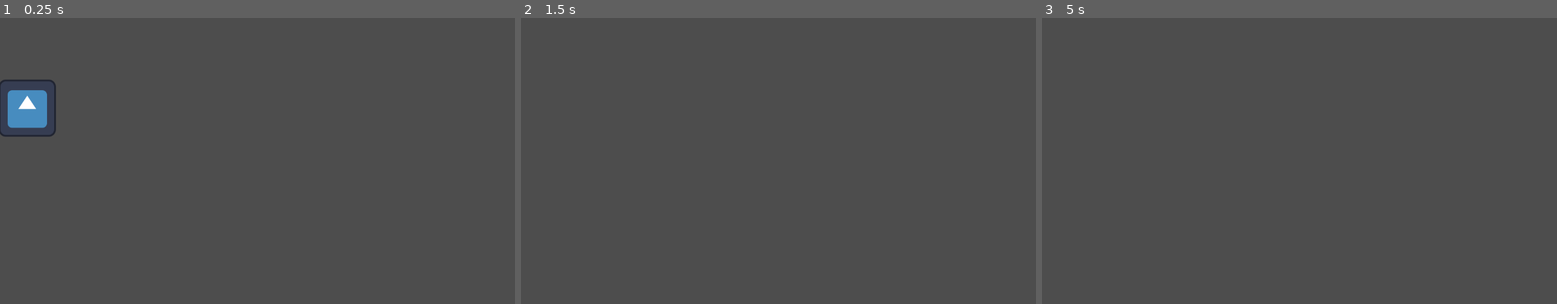
Above: before the commit, frames 1-3 (left to right).
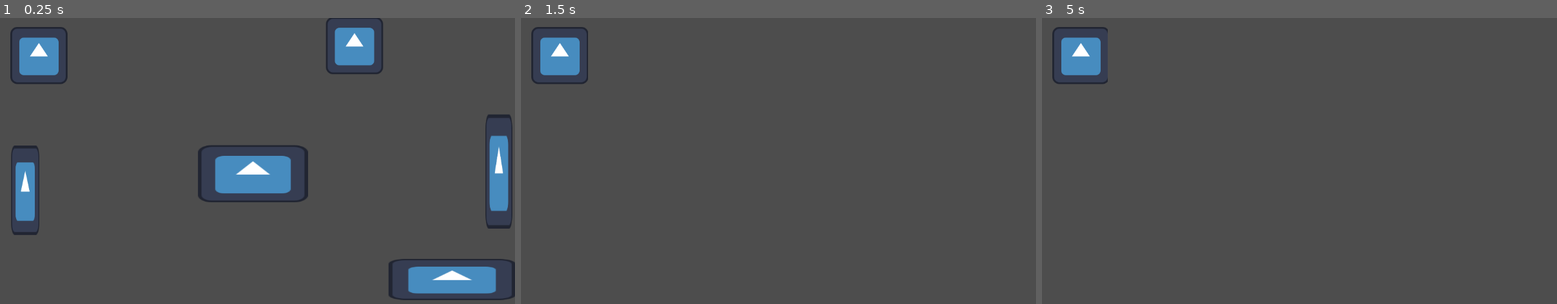
Above: after the commit, the same moments.

Repository: Inquisitor718/Casa-de-Penguin
Game: Godot game, scene res://Scenes/main.tscn
Same seed, same stepped clock (60 frames per second), same inputs: the game is played once before the commit and once after it. Before the commit the project has no main scene; this scene is started directly in both runs. The engine's default icon, where the game draws it, is replaced by a stand-in: a white triangle on a blue panel in a dark square.
Inputs (mouse positions are in pixels of both pictures, inside the frame that each line leads up to):
- Up to frame 1 (0.25 s): no input
- Up to frame 2 (1.5 s): click (546, 178) at 0.52 s; tap Enter at 1.25 s
- Up to frame 3 (5 s): tap Space at 2, 3.5 s; tap Enter at 2.75, 4.25 s

The runs differ from the first frame. In frame 1, 11% of the frame differs, in the area x 0-100%, y 0-99%; in frame 2, 1.3%; in frame 3, 1.2%.

Commit message:
main ka prototype banaya (minus table)

Diff:
--- /dev/null
+++ b/casa-de-penguin/Scenes/Fire.tscn
@@ -0,0 +1,3 @@
+[gd_scene format=3 uid="uid://c4xt2cvum2yif"]
+
+[node name="room1" type="Node2D"]
--- /dev/null
+++ b/casa-de-penguin/Scenes/HotCoco.tscn
@@ -0,0 +1,10 @@
+[gd_scene load_steps=2 format=3 uid="uid://2xen71bnxsnk"]
+
+[sub_resource type="CircleShape2D" id="CircleShape2D_rwkgm"]
+radius = 53.009434
+
+[node name="Area2D" type="Area2D"]
+
+[node name="CollisionShape2D" type="CollisionShape2D" parent="."]
+position = Vector2(-1, 0)
+shape = SubResource("CircleShape2D_rwkgm")
--- /dev/null
+++ b/casa-de-penguin/Scenes/Kitchen.tscn
@@ -0,0 +1,3 @@
+[gd_scene format=3 uid="uid://dnrd5tmy1m3ex"]
+
+[node name="Node2D" type="Node2D"]
--- /dev/null
+++ b/casa-de-penguin/Scenes/Lawn.tscn
@@ -0,0 +1,3 @@
+[gd_scene format=3 uid="uid://cu20c4s71y0wj"]
+
+[node name="Node2D" type="Node2D"]
--- /dev/null
+++ b/casa-de-penguin/Scenes/Penguin.tscn
@@ -0,0 +1,12 @@
+[gd_scene load_steps=2 format=3 uid="uid://26n3qaq1gt81"]
+
+[sub_resource type="CapsuleShape2D" id="CapsuleShape2D_bjrf3"]
+radius = 25.0
+height = 114.0
+
+[node name="Penguin" type="Area2D"]
+
+[node name="CollisionShape2D" type="CollisionShape2D" parent="."]
+position = Vector2(-1, 0)
+scale = Vector2(2, 2)
+shape = SubResource("CapsuleShape2D_bjrf3")
--- /dev/null
+++ b/casa-de-penguin/Scenes/Pond.tscn
@@ -0,0 +1,5 @@
+[gd_scene format=3 uid="uid://jm77fh6jhdxx"]
+
+[node name="room2" type="Node2D"]
+
+[node name="Sprite2D" type="Sprite2D" parent="."]
--- /dev/null
+++ b/casa-de-penguin/Scenes/canvas_layer.tscn
@@ -0,0 +1,16 @@
+[gd_scene load_steps=3 format=3 uid="uid://bp3nqsg0gmuwo"]
+
+[ext_resource type="Texture2D" uid="uid://bxkdtofujphu3" path="res://icon.svg" id="1_q85f0"]
+[ext_resource type="Script" uid="uid://bj22tb5jjup07" path="res://Scenes/texture_progress_bar.gd" id="2_p1mel"]
+
+[node name="CanvasLayer" type="CanvasLayer"]
+
+[node name="TextureProgressBar" type="TextureProgressBar" parent="."]
+offset_left = 23.0
+offset_top = 20.0
+offset_right = 263.0
+offset_bottom = 148.0
+value = 50.0
+rounded = true
+texture_progress = ExtResource("1_q85f0")
+script = ExtResource("2_p1mel")
--- /dev/null
+++ b/casa-de-penguin/Scenes/fish.tscn
@@ -0,0 +1,22 @@
+[gd_scene load_steps=4 format=3 uid="uid://bs2ynfyt0nf3y"]
+
+[sub_resource type="CapsuleShape2D" id="CapsuleShape2D_xnr3r"]
+radius = 20.0
+height = 138.0
+
+[sub_resource type="Gradient" id="Gradient_xnr3r"]
+
+[sub_resource type="GradientTexture2D" id="GradientTexture2D_twvwo"]
+gradient = SubResource("Gradient_xnr3r")
+fill_from = Vector2(0.56125355, 0.42735043)
+fill_to = Vector2(1, 1)
+
+[node name="Fish" type="Area2D"]
+
+[node name="CollisionShape2D" type="CollisionShape2D" parent="."]
+rotation = 1.5707964
+shape = SubResource("CapsuleShape2D_xnr3r")
+
+[node name="Sprite2D" type="Sprite2D" parent="."]
+scale = Vector2(1.9404153, 0.6448007)
+texture = SubResource("GradientTexture2D_twvwo")
--- a/casa-de-penguin/Scenes/main.tscn
+++ b/casa-de-penguin/Scenes/main.tscn
@@ -1,17 +1,27 @@
-[gd_scene load_steps=4 format=3 uid="uid://d3yxwak4tgxpc"]
+[gd_scene load_steps=9 format=3 uid="uid://d3yxwak4tgxpc"]
 
-[ext_resource type="Script" uid="uid://nyldrvololwx" path="res://main.gd" id="1_ig7tw"]
-[ext_resource type="PackedScene" uid="uid://s512ct1auo84" path="res://Scenes/room_1.tscn" id="2_0xm2m"]
+[ext_resource type="Script" uid="uid://nyldrvololwx" path="res://Scripts/main.gd" id="1_ig7tw"]
+[ext_resource type="PackedScene" uid="uid://c4xt2cvum2yif" path="res://Scenes/Fire.tscn" id="2_6bp64"]
+[ext_resource type="PackedScene" uid="uid://dnrd5tmy1m3ex" path="res://Scenes/Kitchen.tscn" id="3_344ge"]
 [ext_resource type="Texture2D" uid="uid://bxkdtofujphu3" path="res://icon.svg" id="3_h2yge"]
+[ext_resource type="Script" uid="uid://npv7hh330pwv" path="res://Scenes/test_button.gd" id="4_jjvhh"]
+[ext_resource type="PackedScene" uid="uid://cu20c4s71y0wj" path="res://Scenes/Lawn.tscn" id="4_ynf5e"]
+[ext_resource type="PackedScene" uid="uid://jm77fh6jhdxx" path="res://Scenes/Pond.tscn" id="5_hptm8"]
+[ext_resource type="PackedScene" uid="uid://26n3qaq1gt81" path="res://Scenes/Penguin.tscn" id="8_344ge"]
 
 [node name="Node2D" type="Node2D"]
 script = ExtResource("1_ig7tw")
-room = ExtResource("2_0xm2m")
+room = ExtResource("2_6bp64")
+room2 = ExtResource("3_344ge")
+room3 = ExtResource("4_ynf5e")
+room4 = ExtResource("5_hptm8")
 
 [node name="Area2D" type="Area2D" parent="."]
 visible = false
 
 [node name="CollisionPolygon2D" type="CollisionPolygon2D" parent="Area2D"]
+position = Vector2(0.09375, -2.8390636)
+scale = Vector2(1.0625, 0.9101562)
 polygon = PackedVector2Array(5, -22, 0, -11, 0, 10, 5, 0)
 
 [node name="CollisionPolygon2D2" type="CollisionPolygon2D" parent="Area2D"]
@@ -28,11 +38,54 @@
 scale = Vector2(0.58928573, 0.5852272)
 polygon = PackedVector2Array(-20.090908, -2.2038813, -6.090908, -2.2038813, -6.090908, 8.796119, -20.090908, 8.796119)
 
-[node name="TextureButton" type="TextureButton" parent="."]
-offset_left = -3.0
-offset_top = 138.0
-offset_right = 125.0
-offset_bottom = 578.0
+[node name="TextureButton2" type="TextureButton" parent="."]
+offset_left = 869.0
+offset_top = 540.0
+offset_right = 997.0
+offset_bottom = 668.0
+scale = Vector2(2.2238474, 0.7149605)
+texture_normal = ExtResource("3_h2yge")
+script = ExtResource("4_jjvhh")
+
+[node name="Kitchen" type="TextureButton" parent="."]
+offset_left = 25.0
+offset_top = 286.0
+offset_right = 153.0
+offset_bottom = 414.0
+scale = Vector2(0.49168193, 1.5607108)
 texture_normal = ExtResource("3_h2yge")
 
-[connection signal="pressed" from="TextureButton" to="." method="_on_texture_button_pressed"]
+[node name="Lawn" type="TextureButton" parent="."]
+offset_left = 729.0
+offset_top = -2.0
+offset_right = 857.0
+offset_bottom = 126.0
+texture_normal = ExtResource("3_h2yge")
+
+[node name="Fire" type="TextureButton" parent="."]
+offset_left = 443.0
+offset_top = 285.0
+offset_right = 571.0
+offset_bottom = 413.0
+scale = Vector2(1.9199988, 1)
+texture_normal = ExtResource("3_h2yge")
+
+[node name="pond" type="TextureButton" parent="."]
+offset_left = 1086.0
+offset_top = 216.0
+offset_right = 1214.0
+offset_bottom = 344.0
+scale = Vector2(0.4683954, 2.0020547)
+texture_normal = ExtResource("3_h2yge")
+
+[node name="Penguin" parent="." instance=ExtResource("8_344ge")]
+position = Vector2(376, 300)
+
+[node name="Penguin2" parent="." instance=ExtResource("8_344ge")]
+position = Vector2(748, 283)
+
+[connection signal="pressed" from="TextureButton2" to="." method="_on_texture_button_2_pressed"]
+[connection signal="pressed" from="Kitchen" to="." method="_on_kitchen_pressed"]
+[connection signal="pressed" from="Lawn" to="." method="_on_lawn_pressed"]
+[connection signal="pressed" from="Fire" to="." method="_on_fire_pressed"]
+[connection signal="pressed" from="pond" to="." method="_on_pond_pressed"]
--- a/casa-de-penguin/Scenes/room_1.tscn
+++ /dev/null
@@ -1,3 +0,0 @@
-[gd_scene format=3 uid="uid://s512ct1auo84"]
-
-[node name="room1" type="Node2D"]
--- a/casa-de-penguin/Scenes/room_2.tscn
+++ /dev/null
@@ -1,3 +0,0 @@
-[gd_scene format=3 uid="uid://bdrpjpbifo4rx"]
-
-[node name="room2" type="Node2D"]
--- a/casa-de-penguin/main.gd
+++ b/casa-de-penguin/Scenes/test_button.gd
@@ -1,6 +1,5 @@
-extends Node2D
+extends TextureButton
 
-@export var room: PackedScene
 
 # Called when the node enters the scene tree for the first time.
 func _ready() -> void:
@@ -12,6 +11,6 @@
 	pass
 
 
-func _on_texture_button_pressed() -> void:
-	await get_tree().create_timer(0.1).timeout
-	get_tree().change_scene_to_packed(room)
+func _on_pressed() -> void:
+	ProgresBar.add_energy(5.0)
+	print(ProgresBar.Current_Energy)
--- /dev/null
+++ b/casa-de-penguin/Scenes/texture_progress_bar.gd
@@ -0,0 +1,11 @@
+extends TextureProgressBar
+
+
+# Called when the node enters the scene tree for the first time.
+func _ready() -> void:
+	pass # Replace with function body.
+
+
+# Called every frame. 'delta' is the elapsed time since the previous frame.
+func _process(delta: float) -> void:
+	value = ProgresBar.Current_Energy
--- /dev/null
+++ b/casa-de-penguin/Scripts/main.gd
@@ -0,0 +1,49 @@
+extends Node2D
+
+@export var room: PackedScene
+@export var room2: PackedScene
+@export var room3: PackedScene
+@export var room4: PackedScene
+# Called when the node enters the scene tree for the first time.
+func _ready() -> void:
+	pass # Replace with function body.
+
+
+# Called every frame. 'delta' is the elapsed time since the previous frame.
+func _process(delta: float) -> void:
+	pass
+
+
+func _on_texture_button_pressed() -> void:
+	await get_tree().create_timer(0.1).timeout
+	get_tree().change_scene_to_packed(room)
+
+
+func _on_test_button_pressed() -> void:
+	print("Hello world.2")
+
+
+func _on_texture_button_2_pressed() -> void:
+	ProgresBar.add_energy(5.0)
+	print(ProgresBar.Current_Energy)
+
+
+func _on_kitchen_pressed() -> void:
+	await get_tree().create_timer(0.1).timeout
+	get_tree().change_scene_to_packed(room2)
+
+
+func _on_lawn_pressed() -> void:
+	await get_tree().create_timer(0.1).timeout
+	get_tree().change_scene_to_packed(room3)
+
+
+
+func _on_fire_pressed() -> void:
+	await get_tree().create_timer(0.1).timeout
+	get_tree().change_scene_to_packed(room)
+
+
+func _on_pond_pressed() -> void:
+	await get_tree().create_timer(0.1).timeout
+	get_tree().change_scene_to_packed(room)
--- /dev/null
+++ b/casa-de-penguin/Scripts/progres Bar.gd
@@ -0,0 +1,23 @@
+extends Node
+
+var Comfy_Points
+var MaxEnergy : float= 100.0
+var Current_Energy : float = 100.0
+var Decay_Rate : float = 0.5
+# Called when the node enters the scene tree for the first time.
+func _ready() -> void:
+	pass # Replace with function body.
+#maan le raha hun ki koi variable hai omfy points jo add honge
+
+# Called every frame. 'delta' is the elapsed time since the previous frame.
+func _process(delta: float) -> void:
+	Current_Energy -= Decay_Rate * delta
+
+
+func add_energy(amount: float):
+	Current_Energy += amount
+	print(Current_Energy)
+	if Current_Energy > MaxEnergy:
+		Current_Energy = MaxEnergy
+	if Current_Energy < 0:
+		Current_Energy = 0
--- a/casa-de-penguin/project.godot
+++ b/casa-de-penguin/project.godot
@@ -11,5 +11,11 @@
 [application]
 
 config/name="Casa de Penguin"
+run/main_scene="uid://d3yxwak4tgxpc"
 config/features=PackedStringArray("4.5", "Forward Plus")
 config/icon="res://icon.svg"
+
+[autoload]
+
+ProgresBar="*res://Scripts/progres Bar.gd"
+GlobalCanvasLayer="*res://Scenes/canvas_layer.tscn"
Not shown, added: casa-de-penguin/Scenes/test_button.gd.uid
Not shown, added: casa-de-penguin/Scenes/texture_progress_bar.gd.uid
Renamed: casa-de-penguin/main.gd.uid -> casa-de-penguin/Scripts/main.gd.uid
Not shown, added: casa-de-penguin/Scripts/progres Bar.gd.uid
